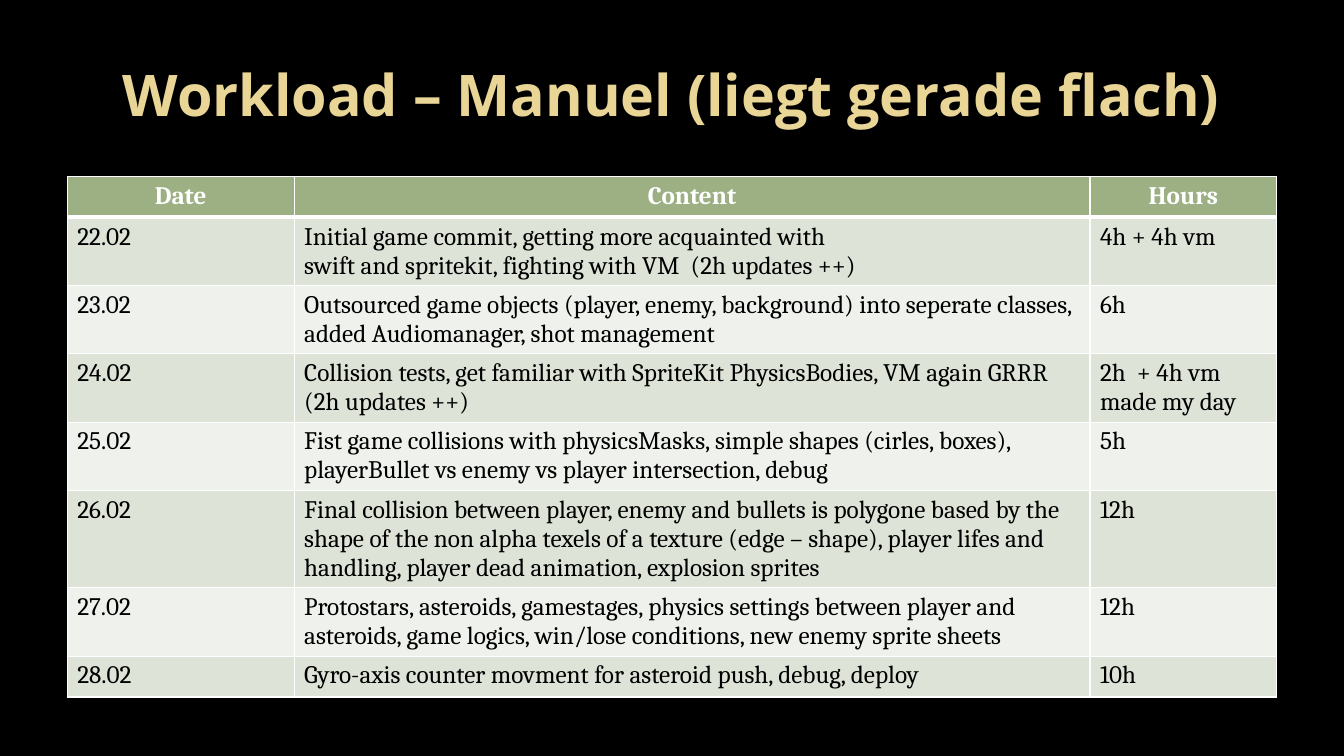
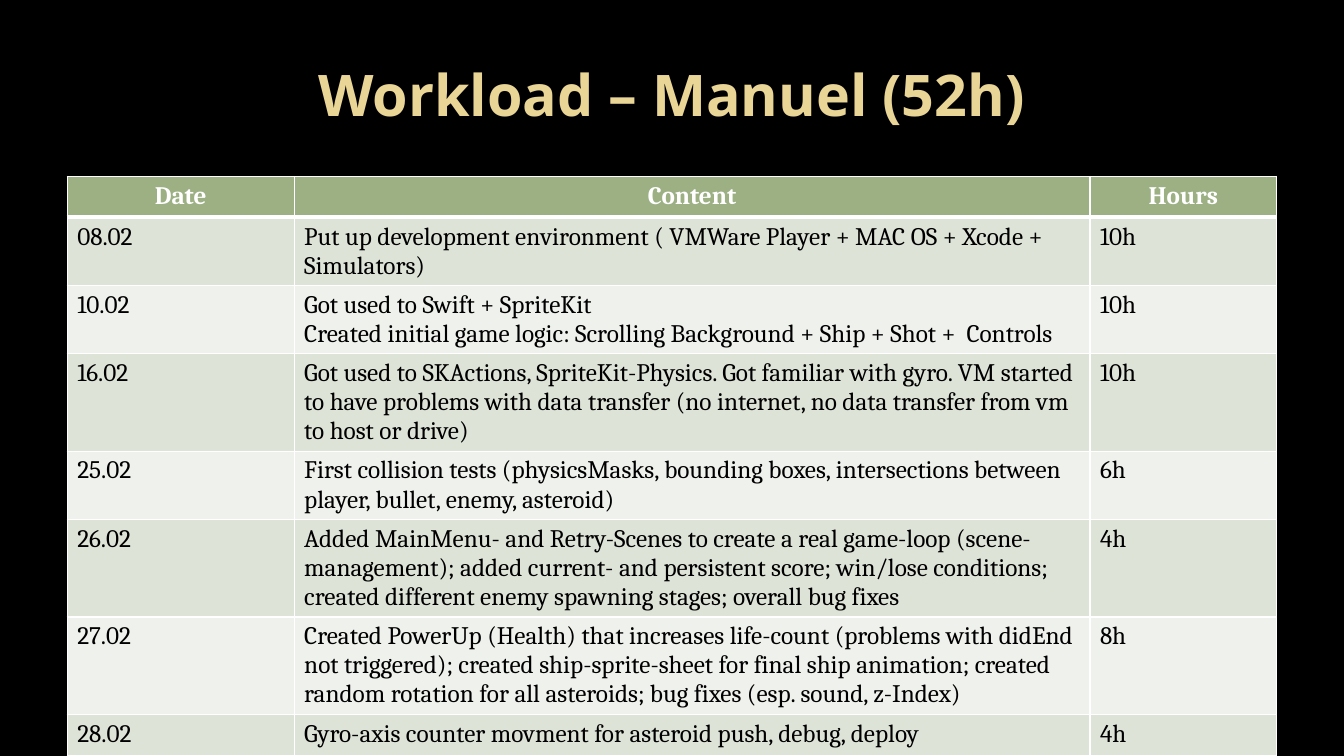
Before and after one commit to andreasdietze/MobileAppWiSe1718, a slide deck: slide 10 of Präsentation/MobileAppsWiSe1718_Dietze_Schmitt_Vorabversion.pptx. Drawn at 1344x756 pixels with LibreOffice and Linux fonts; fonts in the diff are those of the drawing; background and template pictures are left out. Boxes give left, top, right and bottom in pixels: in the first picture for what was removed or moved away, otherwise in the second. Text is boxed around its words. In the diff, an @@ line names an element or a change of style, - is before the commit and + after.

```diff
--- a/Präsentation/MobileAppsWiSe1718_Dietze_Schmitt_Vorabversion.pptx
+++ b/Präsentation/MobileAppsWiSe1718_Dietze_Schmitt_Vorabversion.pptx
@@ title at [318, 72, 1025, 125]: text changed @@
-Workload – Manuel (liegt gerade flach)
+Workload – Manuel (52h)
@@ table at [68, 176, 1277, 756] @@
-row 2: 22.02 | Initial game commit, getting more acquainted with / swift and spritekit, fighting with VM (2h updates ++) | 4h + 4h vm
+row 2: 08.02 | Put up development environment ( VMWare Player + MAC OS + Xcode + Simulators) | 10h
-row 3: 23.02 | Outsourced game objects (player, enemy, background) into seperate classes, added Audiomanager, shot management | 6h
+row 3: 10.02 | Got used to Swift + SpriteKit / Created initial game logic: Scrolling Background + Ship + Shot + Controls | 10h
-row 4: 24.02 | Collision tests, get familiar with SpriteKit PhysicsBodies, VM again GRRR (2h updates ++) | 2h + 4h vm made my day
+row 4: 16.02 | Got used to SKActions, SpriteKit-Physics. Got familiar with gyro. VM started to have problems with data transfer (no internet, no data transfer from vm to host or drive) | 10h
-row 5, column 2: Fist game collisions with physicsMasks, simple shapes (cirles, boxes), playerBullet vs enemy vs player intersection, debug
+row 5, column 2: First collision tests (physicsMasks, bounding boxes, intersections between player, bullet, enemy, asteroid)
-row 5, column 3: 5h
+row 5, column 3: 6h
-row 6, column 2: Final collision between player, enemy and bullets is polygone based by the shape of the non alpha texels of a texture (edge – shape), player lifes and handling, player dead animation, explosion sprites
+row 6, column 2: Added MainMenu- and Retry-Scenes to create a real game-loop (scene-management); added current- and persistent score; win/lose conditions; created different enemy spawning stages; overall bug fixes
-row 6, column 3: 12h
+row 6, column 3: 4h
-row 7, column 2: Protostars, asteroids, gamestages, physics settings between player and asteroids, game logics, win/lose conditions, new enemy sprite sheets
+row 7, column 2: Created PowerUp (Health) that increases life-count (problems with didEnd not triggered); created ship-sprite-sheet for final ship animation; created random rotation for all asteroids; bug fixes (esp. sound, z-Index)
-row 7, column 3: 12h
+row 7, column 3: 8h
-row 8, column 3: 10h
+row 8, column 3: 4h
```
Also in this commit, not shown: 1 other slide changed.
